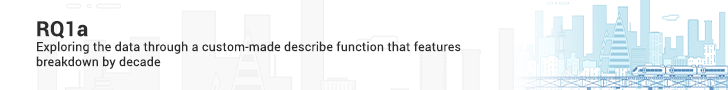
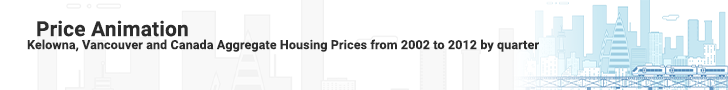
Revision of a layered (728, 90) image; what changed, layer by layer:
renamed "RQ1b-Exploring the Multiple Linear Regression of the effect of" to "Kelowna, Vancouver and Canada Aggregate Housing Prices from 200", showed it, painted on it over 27, 39, 539, 67
renamed "RQ1a Exploring the data through a custom-made describe function" to "Price Animation", painted on it over 36, 20, 461, 69
